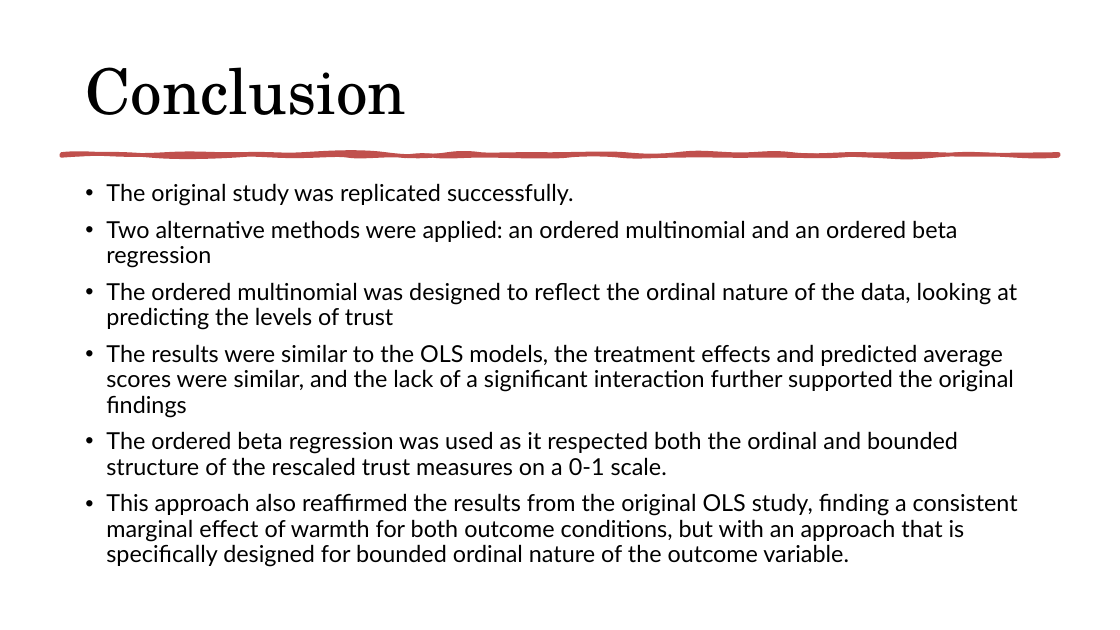
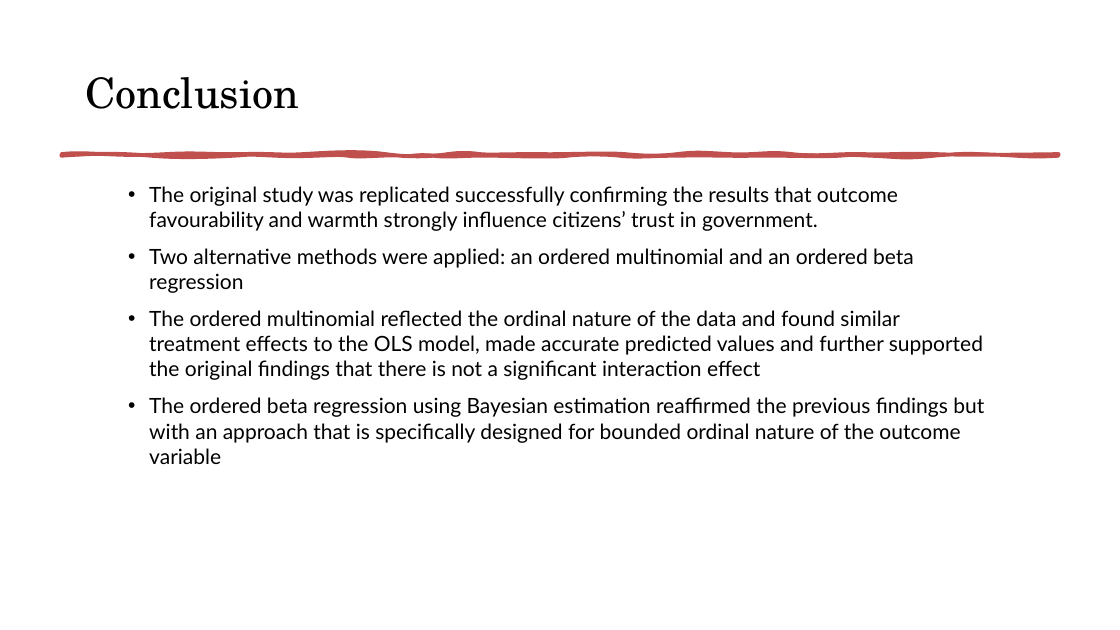
Before and after one commit to beattie1-oss/StatsII_2026, a slide deck: slide 12 of replication/my_answers/Can Warm Behavior Mitigate the Negative Effect.pptx (slide 11 before the commit). Drawn at 1120x630 pixels with LibreOffice and Linux fonts; fonts in the diff are those of the drawing. Boxes give left, top, right and bottom in pixels: in the first picture for what was removed or moved away, otherwise in the second. Text is boxed around its words. In the diff, an @@ line names an element or a change of style, - is before the commit and + after.

```diff
--- a/replication/my_answers/Can Warm Behavior Mitigate the Negative Effect.pptx
+++ b/replication/my_answers/Can Warm Behavior Mitigate the Negative Effect.pptx
@@ title "Conclusion" at (x1=85, y1=77, x2=299, y2=109): size 54 to 36 pt @@
@@ text "The original study was replicated ..." moved from (x1=106, y1=183, x2=1018, y2=567) to (x1=149, y1=186, x2=984, y2=464) @@
@@ text at (x1=149, y1=186, x2=898, y2=231): text changed; size 20 to 18 pt @@
-• The original study was replicated successfully.
+• The original study was replicated successfully confirming the results that outcome favourability and warmth strongly influence citizens’ trust in government.
@@ text at (x1=149, y1=248, x2=914, y2=293): size 20 to 18 pt in "Two alternative methods were applied: an ordered ..."; line spacing 0.9 to 1 @@
@@ text at (x1=149, y1=310, x2=984, y2=464): text changed; size 20 to 18 pt @@
-• The ordered multinomial was designed to reflect the ordinal nature of the data, looking at predicting the levels of trust
-• The results were similar to the OLS models, the treatment effects and predicted average scores were similar, and the lack of a significant interaction further supported the original findings
-• The ordered beta regression was used as it respected both the ordinal and bounded structure of the rescaled trust measures on a 0-1 scale.
-• This approach also reaffirmed the results from the original OLS study, finding a consistent marginal effect of warmth for both outcome conditions, but with an approach that is specifically designed for bounded ordinal nature of the outcome variable.
+• The ordered multinomial reflected the ordinal nature of the data and found similar treatment effects to the OLS model, made accurate predicted values and further supported the original findings that there is not a significant interaction effect
+• The ordered beta regression using Bayesian estimation reaffirmed the previous findings but with an approach that is specifically designed for bounded ordinal nature of the outcome variable
```
Also in this commit, not shown: 11 other slides changed, 1 slide added, 10 other files.
